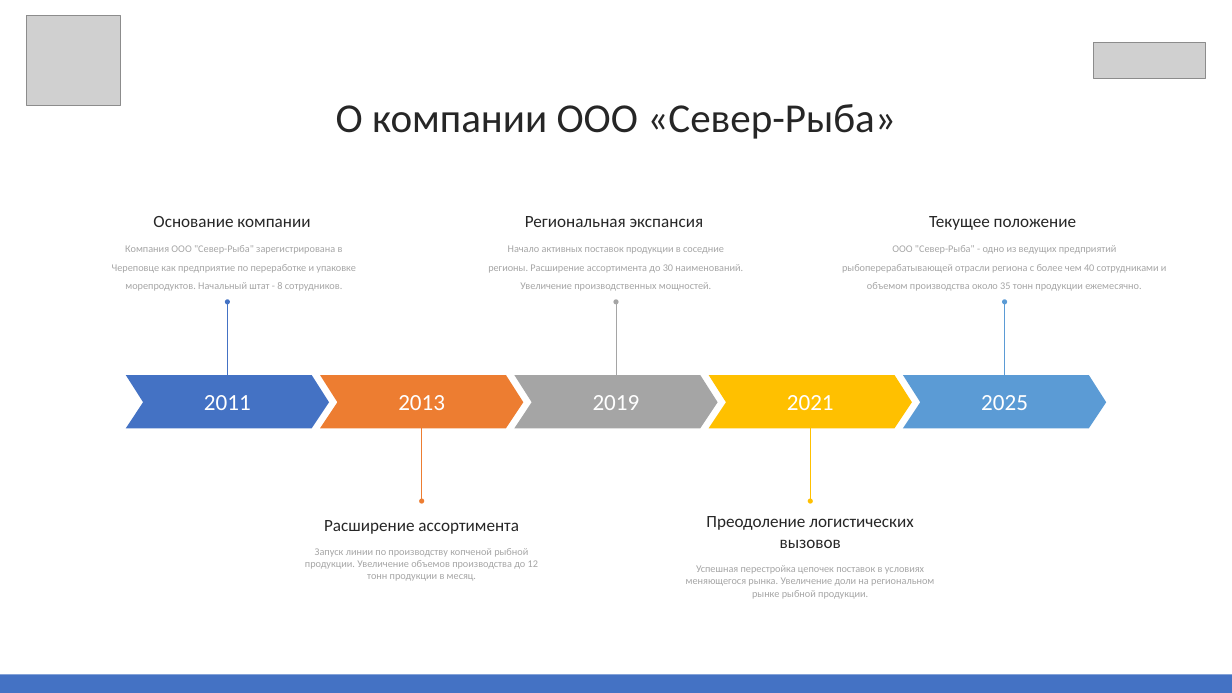
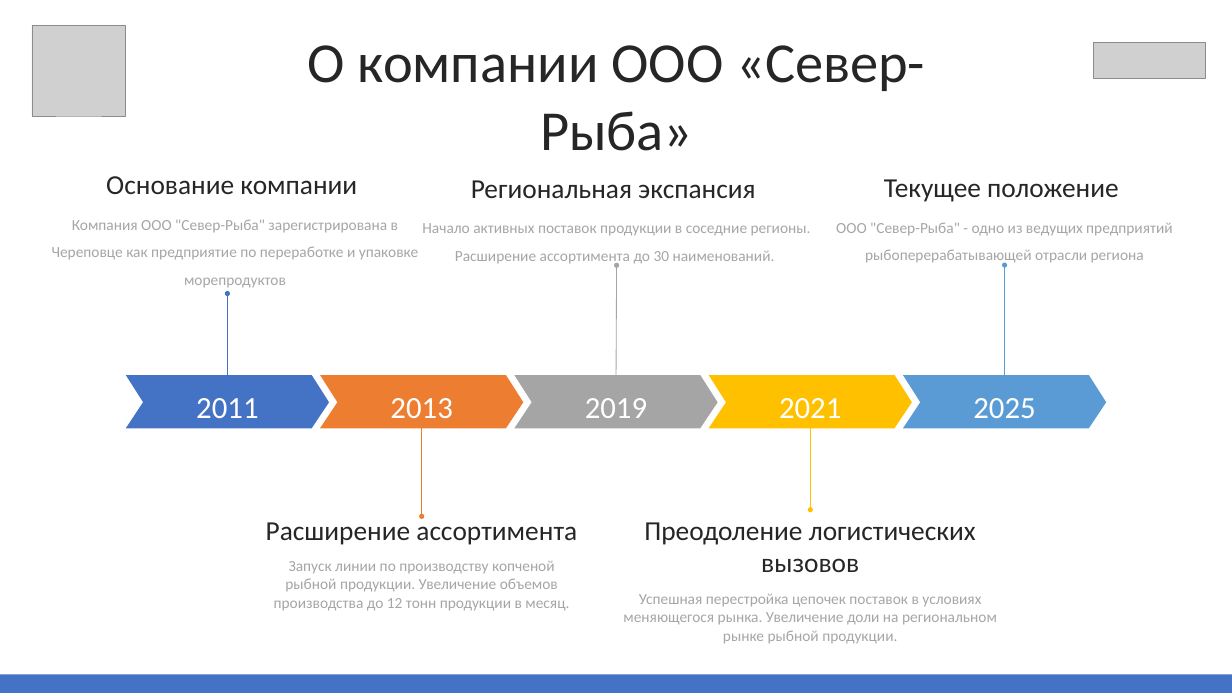
Before and after one commit to katarymba/preza, a slide deck: slide 4 of Презентация.pptx. Drawn at 1232x693 pixels with LibreOffice and Linux fonts; fonts in the diff are those of the drawing; grey boxes stand for pictures. Boxes give left, top, right and bottom in pixels: in the first picture for what was removed or moved away, otherwise in the second. Text is boxed around its words. In the diff, an @@ line names an element or a change of style, - is before the commit and + after.

Commit message:
1.0.0

```diff
--- a/Презентация.pptx
+++ b/Презентация.pptx
@@ picture: place and size @@
-picture at box(26, 15, 120, 105)
+picture at box(32, 26, 126, 116)
@@ text "О компании ООО «Север-Рыба»": place and size @@
-text "О компании ООО «Север-Рыба»" at box(336, 104, 896, 139)
+text "О компании ООО «Север-Рыба»" at box(308, 45, 925, 151)
@@ text "О компании ООО «Север-Рыба»" at box(308, 45, 925, 151): size 48 to 66 pt @@
@@ text "Основание компании": place and size @@
-text "Основание компании" at box(112, 216, 356, 291)
+text "Основание компании" at box(52, 176, 418, 287)
@@ text at box(106, 176, 357, 194): size 20 to 32 pt in "Основание компании" @@
@@ text "Региональная экспансия": place and size @@
-text "Региональная экспансия" at box(488, 216, 743, 291)
+text "Региональная экспансия" at box(422, 180, 811, 265)
@@ text "Текущее положение": place and size @@
-text "Текущее положение" at box(842, 216, 1167, 291)
+text "Текущее положение" at box(836, 179, 1172, 265)
@@ text at box(884, 179, 1119, 202): size 20 to 32 pt in "Текущее положение" @@
@@ text at box(471, 180, 755, 198): size 20 to 32 pt in "Региональная экспансия" @@
@@ text at box(52, 220, 418, 287): text changed; size 12 to 18 pt @@
-Компания ООО "Север-Рыба" зарегистрирована в Череповце как предприятие по переработке и упаковке морепродуктов. Начальный штат - 8 сотрудников.
+Компания ООО "Север-Рыба" зарегистрирована в Череповце как предприятие по переработке и упаковке морепродуктов
@@ text at box(422, 223, 811, 265): text changed; size 12 to 18 pt @@
-Начало активных поставок продукции в соседние регионы. Расширение ассортимента до 30 наименований. Увеличение производственных мощностей.
+Начало активных поставок продукции в соседние регионы. Расширение ассортимента до 30 наименований.
@@ text at box(836, 223, 1172, 265): text changed; size 12 to 18 pt @@
-ООО "Север-Рыба" - одно из ведущих предприятий рыбоперерабатывающей отрасли региона с более чем 40 сотрудниками и объемом производства около 35 тонн продукции ежемесячно.
+ООО "Север-Рыба" - одно из ведущих предприятий рыбоперерабатывающей отрасли региона
@@ arrow moved from (616, 384) - (616, 302) to (616, 384) - (617, 265) @@
@@ arrow moved from (1005, 384) - (1005, 302) to (1005, 384) - (1005, 265) @@
@@ arrow moved from (227, 384) - (227, 302) to (227, 384) - (227, 294) @@
@@ size 27 to 36 pt in 5 elements at box(196, 398, 258, 418), box(390, 398, 452, 418), box(585, 398, 647, 418), box(779, 398, 841, 419), box(973, 398, 1035, 418) @@
@@ arrow moved from (422, 418) - (422, 501) to (422, 418) - (422, 516) @@
@@ arrow moved from (810, 418) - (810, 501) to (810, 418) - (810, 509) @@
@@ text "Расширение ассортимента": place and size @@
-text "Расширение ассортимента" at box(305, 520, 538, 581)
+text "Расширение ассортимента" at box(266, 517, 577, 611)
@@ text "Расширение ассортимента" at box(266, 517, 577, 611): size 20 to 32 pt in "Расширение ассортимента"; size 12 to 18 pt in "Запуск линии по производству копченой рыбной продукции. ..." @@
@@ text "Преодоление логистических вызовов": place and size @@
-text "Преодоление логистических вызовов" at box(686, 516, 934, 599)
+text "Преодоление логистических вызовов" at box(623, 522, 997, 644)
@@ text "Преодоление логистических вызовов" at box(623, 522, 997, 644): size 20 to 32 pt in "Преодоление логистических вызовов"; size 12 to 18 pt in "Успешная перестройка цепочек поставок в условиях меняющегося ..." @@
```
Also in this commit, not shown: 5 other slides changed, 13 slides added, 7 slides removed.
